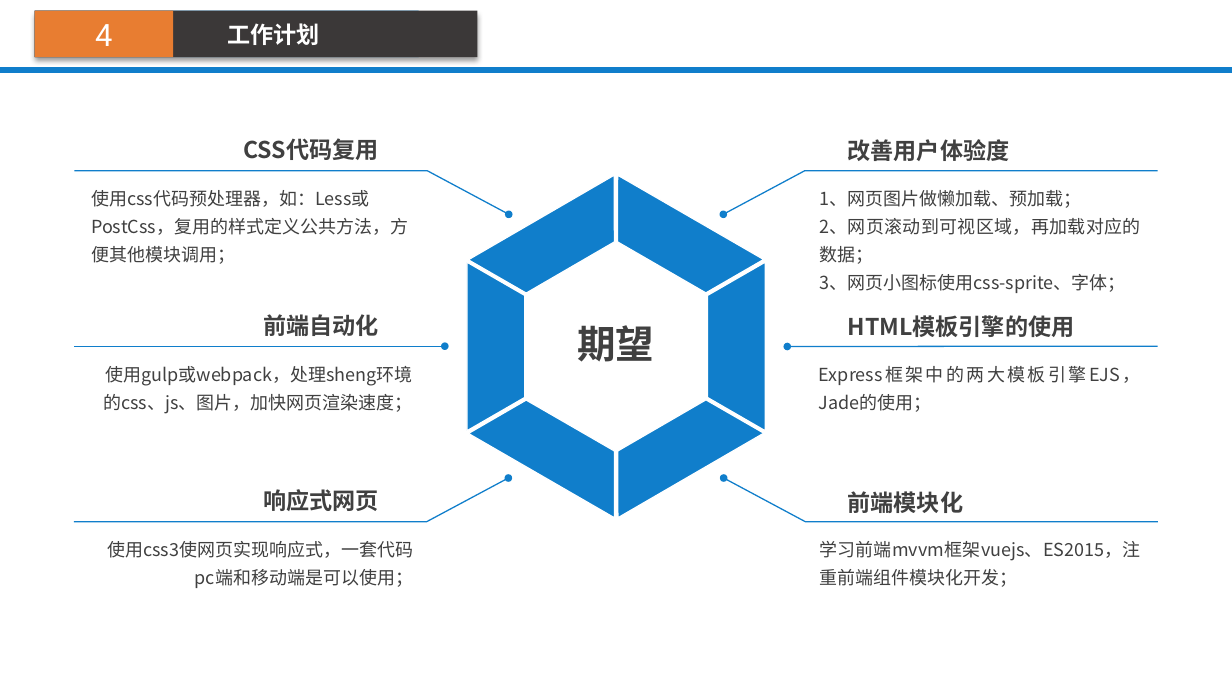
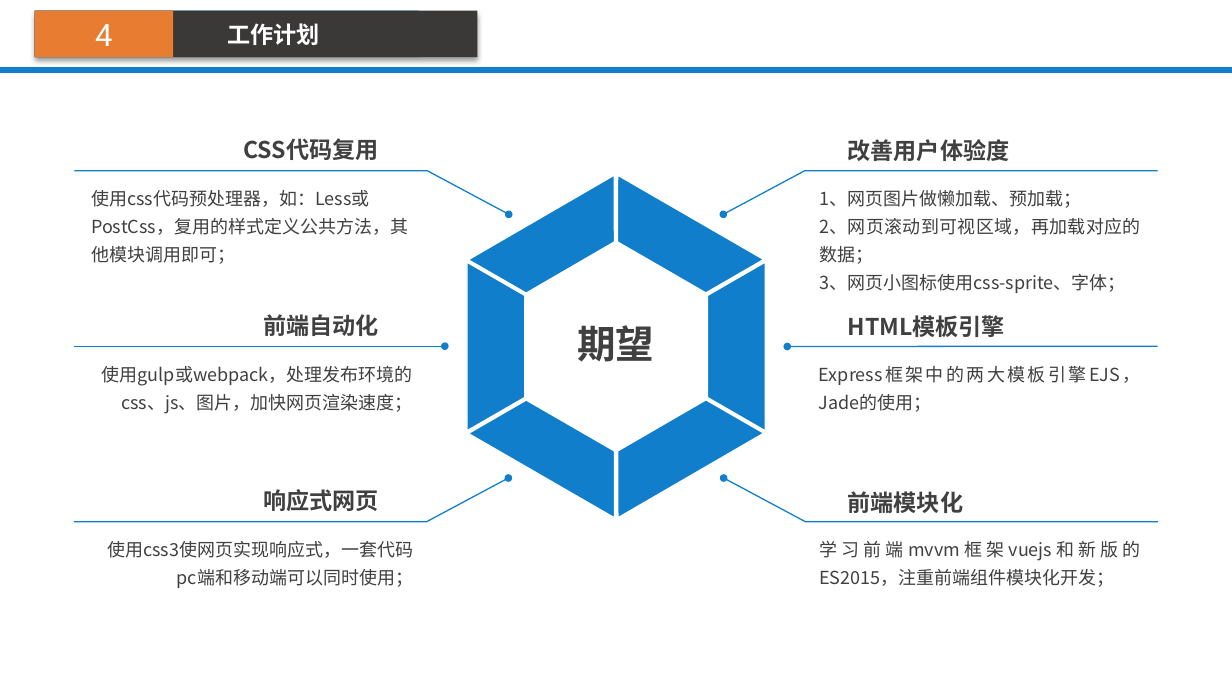
Before and after one commit to liuzeaa/ppt, a slide deck: slide 7 of 2016工作总结及2017年工作计划_刘泽.pptx. Drawn at 1232x693 pixels with LibreOffice and Linux fonts; fonts in the diff are those of the drawing; background and template pictures are left out. Boxes give left, top, right and bottom in pixels: in the first picture for what was removed or moved away, otherwise in the second. Text is boxed around its words. In the diff, an @@ line names an element or a change of style, - is before the commit and + after.

```diff
--- a/2016工作总结及2017年工作计划_刘泽.pptx
+++ b/2016工作总结及2017年工作计划_刘泽.pptx
@@ text at [91,190,408,264]: text changed @@
-使用css代码预处理器，如：Less或PostCss，复用的样式定义公共方法，方便其他模块调用；
+使用css代码预处理器，如：Less或PostCss，复用的样式定义公共方法，其他模块调用即可；
@@ text at [848,315,1005,337]: text changed @@
-HTML模板引擎的使用
+HTML模板引擎
@@ text at [102,366,413,414]: text changed @@
-使用gulp或webpack，处理sheng环境的css、js、图片，加快网页渲染速度；
+使用gulp或webpack，处理发布环境的css、js、图片，加快网页渲染速度；
@@ text at [107,541,413,588]: text changed @@
-使用css3使网页实现响应式，一套代码pc端和移动端是可以使用；
+使用css3使网页实现响应式，一套代码pc端和移动端可以同时使用；
@@ text at [819,541,1114,587]: text changed @@
-学习前端mvvm框架vuejs、ES2015，注重前端组件模块化开发；
+学习前端mvvm框架vuejs和新版的ES2015，注重前端组件模块化开发；
```
Also in this commit, not shown: 2 other files.
